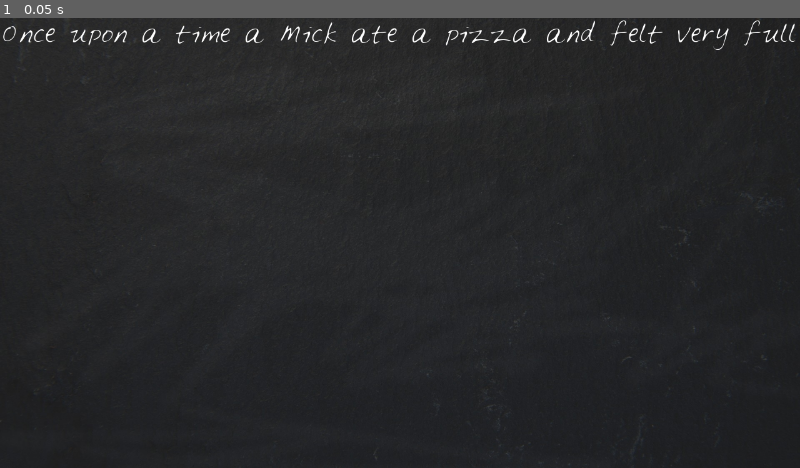
Above: before the commit, frame 1.
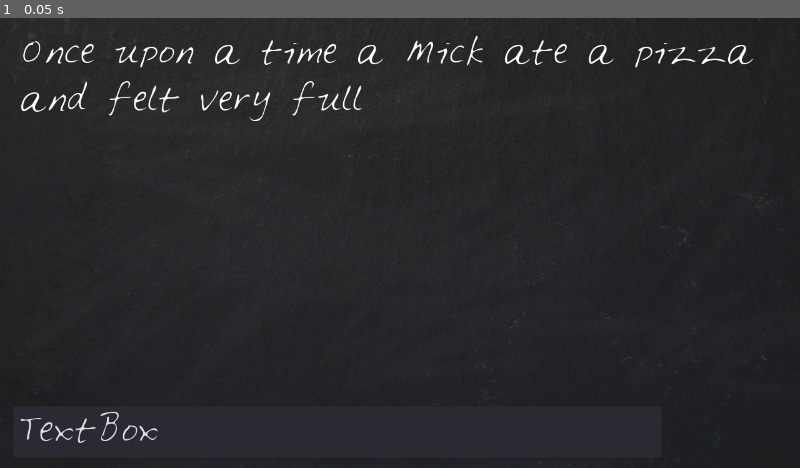
Above: after the commit, the same moment.

Repository: mc-carthy/gdLoonyLips
Game: Godot game, scene res://LoonyLips.tscn
Two runs of this game, one before a commit and one after it. Both use one fixed random seed, a clock stepped at 60 frames per second and the inputs below.
Inputs:
- Up to frame 1 (0.05 s): no input

The runs differ from the first frame. In frame 1, 2.4% of the frame differs, in the area x 0-100%, y 0-95%.

Commit message:
Add textbox to update story text

Diff:
--- a/LoonyLips.gd
+++ b/LoonyLips.gd
@@ -5,4 +5,8 @@
 	var story = 'Once upon a time a %s ate a %s and felt very %s'
 	# $Blackboard/StoryText.text = story % prompt
 	# get_node("Blackboard/StoryText").text = story % prompt
-	$Blackboard/StoryText.bbcode_text = story % prompt
+	$Blackboard/StoryText.text = story % prompt
+
+
+func _on_TextBox_text_entered(new_text):
+	$Blackboard/StoryText.text = new_text
--- a/LoonyLips.tscn
+++ b/LoonyLips.tscn
@@ -2,15 +2,18 @@
 
 [ext_resource path="res://LoonyLips.gd" type="Script" id=1]
 [ext_resource path="res://gfx/blackboard.jpg" type="Texture" id=2]
-[ext_resource path="res://gfx/Feltpen.ttf" type="DynamicFontData" id=3]
 
-[sub_resource type="DynamicFont" id=1]
+[sub_resource type="DynamicFontData" id=1]
 
-size = 35
+font_path = "res://gfx/Feltpen.ttf"
+
+[sub_resource type="DynamicFont" id=2]
+
+size = 48
 use_mipmaps = false
 use_filter = false
-font_data = ExtResource( 3 )
-_sections_unfolded = [ "Font" ]
+font_data = SubResource( 1 )
+_sections_unfolded = [ "Font", "Settings" ]
 
 [node name="LoonyLips" type="Node2D" index="0"]
 
@@ -39,24 +42,55 @@
 anchor_top = 0.0
 anchor_right = 0.0
 anchor_bottom = 0.0
-margin_right = 1280.0
-margin_bottom = 650.0
+margin_left = 30.0
+margin_top = 20.0
+margin_right = 1260.0
+margin_bottom = 590.0
 rect_pivot_offset = Vector2( 0, 0 )
 rect_clip_content = true
 mouse_filter = 0
 mouse_default_cursor_shape = 0
 size_flags_horizontal = 1
 size_flags_vertical = 1
-custom_fonts/normal_font = SubResource( 1 )
+custom_fonts/normal_font = SubResource( 2 )
 bbcode_enabled = false
 bbcode_text = ""
 visible_characters = -1
 percent_visible = 1.0
 meta_underlined = true
 tab_size = 4
-text = "Placeholder text"
+text = "PlaceholderText"
 scroll_active = true
 scroll_following = false
 selection_enabled = false
 override_selected_font_color = false
 _sections_unfolded = [ "custom_fonts" ]
+
+[node name="TextBox" type="LineEdit" parent="Blackboard" index="1"]
+
+anchor_left = 0.0
+anchor_top = 0.0
+anchor_right = 0.0
+anchor_bottom = 0.0
+margin_left = 20.0
+margin_top = 620.0
+margin_right = 1060.0
+margin_bottom = 705.0
+rect_pivot_offset = Vector2( 0, 0 )
+rect_clip_content = false
+focus_mode = 2
+mouse_filter = 0
+mouse_default_cursor_shape = 1
+size_flags_horizontal = 1
+size_flags_vertical = 1
+custom_fonts/font = SubResource( 2 )
+text = "TextBox"
+focus_mode = 2
+context_menu_enabled = true
+placeholder_alpha = 0.6
+caret_blink = false
+caret_blink_speed = 0.65
+caret_position = 0
+_sections_unfolded = [ "custom_fonts" ]
+
+[connection signal="text_entered" from="Blackboard/TextBox" to="." method="_on_TextBox_text_entered"]
